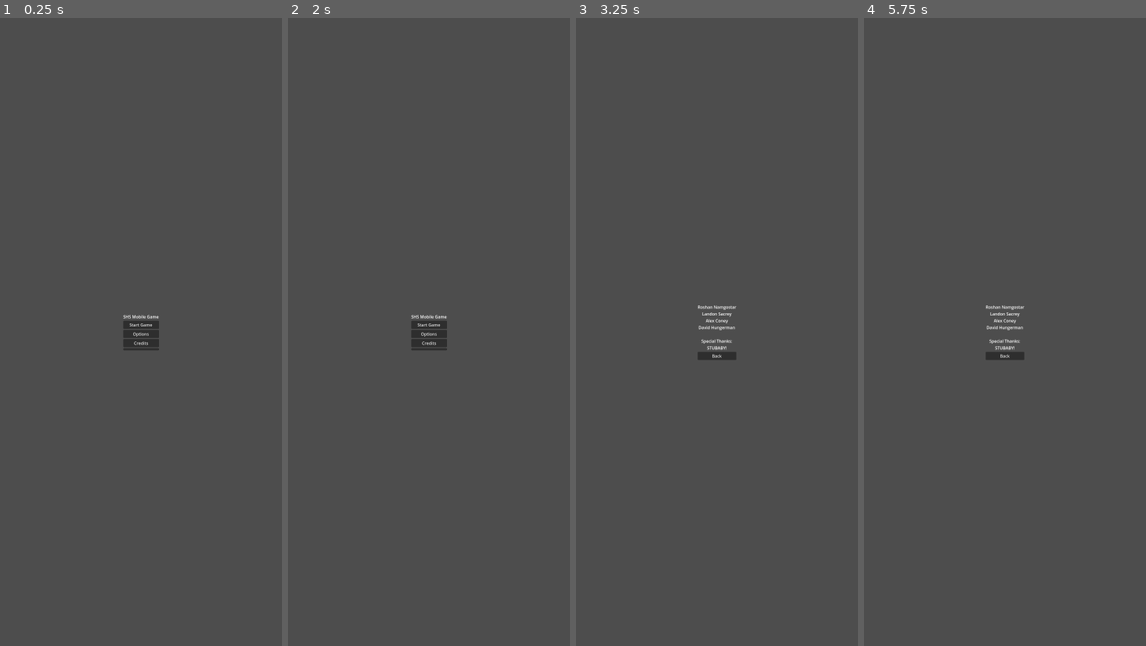
Above: before the commit, frames 1-4 (left to right).
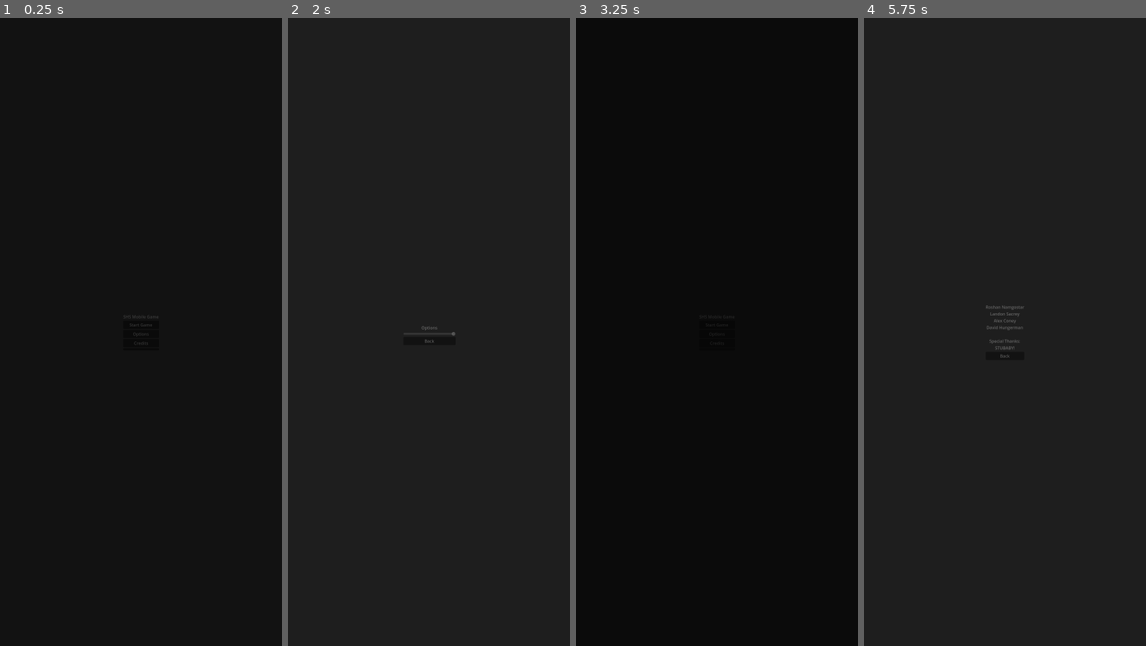
Above: after the commit, the same moments.

Repository: humboldtalex/SHSMobile
Game: Godot game, scene res://Menus/MainMenu/main_menu.tscn
The game is run twice, just before and just after one commit, with the same random seed, the same clock (stepped at 60 frames per second) and the same inputs.
Inputs (mouse positions are in pixels of both pictures, inside the frame that each line leads up to; where the layout moved, square brackets give the same spot in the first picture):
- Up to frame 1 (0.25 s): no input
- Up to frame 2 (2 s): click "Options" at 0.5 s; click (429, 350) [429, 338] at 1.25 s
- Up to frame 3 (3.25 s): click (717, 338) [717, 350] at 2 s; click (717, 344) at 2.75 s, where only the run before the commit has a clickable "Credits"
- Up to frame 4 (5.75 s): click (1005, 350) [1005, 357] at 3.5 s; click "Credits" at 4.25 s; click (1005, 325) at 5 s, where only the run after the commit has a clickable "Start Game"

The runs differ from the first frame. In frame 1, 100% of the frame differs, in the area x 0-100%, y 0-100%; in frame 2, 100%; in frame 3, 100%; in frame 4, 100%.

Commit message:
Consistent Audio and Transitions

Diff:
--- a/shsmobile/Characters/Animal/Textures/animal_base.tres
+++ b/shsmobile/Characters/Animal/Textures/animal_base.tres
@@ -1,5 +1,6 @@
-[gd_resource type="StandardMaterial3D" load_steps=0 format=3 uid="uid://cia3n22wia1d5"]
+[gd_resource type="StandardMaterial3D" format=3 uid="uid://cia3n22wia1d5"]
 
 [resource]
 diffuse_mode = 2
 specular_mode = 2
+albedo_color = Color(0.174281, 0.153448, 0.14737, 1)
--- a/shsmobile/Characters/Animal/Textures/animal_secondary.tres
+++ b/shsmobile/Characters/Animal/Textures/animal_secondary.tres
@@ -6,5 +6,6 @@
 transparency = 4
 diffuse_mode = 2
 specular_mode = 2
+albedo_color = Color(0.457827, 0.475729, 0.540778, 1)
 albedo_texture = ExtResource("1_s2v8t")
 texture_filter = 0
--- a/shsmobile/Menus/Credits/credits.gd
+++ b/shsmobile/Menus/Credits/credits.gd
@@ -1,9 +1,10 @@
 extends Control
 
 @onready var back_button : Button = $VBoxContainer/BackButton
+@onready var transition_screen: CanvasLayer = $"Transition Screen"
 
 func _ready():
 	back_button.connect("pressed", on_back_pressed)
 
 func on_back_pressed():
-	get_tree().change_scene_to_file("res://Menus/MainMenu/main_menu.tscn")
+	transition_screen.transition_to_scene("res://Menus/MainMenu/main_menu.tscn")
--- a/shsmobile/Menus/Credits/credits.tscn
+++ b/shsmobile/Menus/Credits/credits.tscn
@@ -1,6 +1,7 @@
-[gd_scene load_steps=2 format=3 uid="uid://5ygvvibw201k"]
+[gd_scene load_steps=3 format=3 uid="uid://5ygvvibw201k"]
 
 [ext_resource type="Script" uid="uid://bo51ix1m18snd" path="res://Menus/Credits/credits.gd" id="1_a0wjq"]
+[ext_resource type="PackedScene" uid="uid://bv73byg25sqmo" path="res://Transition/transition_screen.tscn" id="2_mosgp"]
 
 [node name="Credits" type="Control"]
 layout_mode = 3
@@ -39,3 +40,5 @@
 [node name="BackButton" type="Button" parent="VBoxContainer"]
 layout_mode = 2
 text = "Back"
+
+[node name="Transition Screen" parent="." instance=ExtResource("2_mosgp")]
--- a/shsmobile/Menus/MainMenu/main_menu.gd
+++ b/shsmobile/Menus/MainMenu/main_menu.gd
@@ -3,6 +3,7 @@
 @onready var start_button: Button = $VBoxContainer/StartButton
 @onready var options_button: Button = $VBoxContainer/OptionsButton
 @onready var credits_button: Button = $VBoxContainer/CreditsButton
+@onready var transition_screen: CanvasLayer = $"Transition Screen"
 
 func _ready():
 	credits_button.connect("pressed", on_credits_pressed)
@@ -12,7 +13,7 @@
 	pass
 
 func on_credits_pressed():
-	get_tree().change_scene_to_file("res://Menus/Credits/credits.tscn")
+	transition_screen.transition_to_scene("res://Menus/Credits/credits.tscn")
 
 func on_options_pressed():
-	get_tree().change_scene_to_file("res://Menus/Options/options.tscn")
+	transition_screen.transition_to_scene("res://Menus/Options/options.tscn")
--- a/shsmobile/Menus/MainMenu/main_menu.tscn
+++ b/shsmobile/Menus/MainMenu/main_menu.tscn
@@ -1,8 +1,7 @@
-[gd_scene load_steps=4 format=3 uid="uid://cuq01oegh3gne"]
+[gd_scene load_steps=3 format=3 uid="uid://cuq01oegh3gne"]
 
 [ext_resource type="Script" uid="uid://bf77e8txtpo7j" path="res://Menus/MainMenu/main_menu.gd" id="1_3e31c"]
-[ext_resource type="AudioStream" uid="uid://bv63hatbk3h85" path="res://Sounds/Songs/night loop.mp3" id="2_v7q8e"]
-[ext_resource type="AudioStream" uid="uid://bd8vark253vgs" path="res://Sounds/Songs/menu or credits 1.mp3" id="3_r4ci7"]
+[ext_resource type="PackedScene" uid="uid://bv73byg25sqmo" path="res://Transition/transition_screen.tscn" id="4_y4ryc"]
 
 [node name="MainMenu" type="Control"]
 layout_mode = 3
@@ -44,13 +43,4 @@
 [node name="BackButton" type="Button" parent="VBoxContainer"]
 layout_mode = 2
 
-[node name="AudioStreamPlayer" type="AudioStreamPlayer" parent="."]
-stream = ExtResource("2_v7q8e")
-autoplay = true
-bus = &"Music"
-
-[node name="AudioStreamPlayer2D" type="AudioStreamPlayer2D" parent="."]
-stream = ExtResource("2_v7q8e")
-
-[node name="AudioStreamPlayer2D2" type="AudioStreamPlayer2D" parent="."]
-stream = ExtResource("3_r4ci7")
+[node name="Transition Screen" parent="." instance=ExtResource("4_y4ryc")]
--- a/shsmobile/Menus/Options/options.gd
+++ b/shsmobile/Menus/Options/options.gd
@@ -1,10 +1,11 @@
 extends Control
 
 @onready var back_button : Button = $VBoxContainer/BackButton
+@onready var transition_screen: CanvasLayer = $"Transition Screen"
 
 func _ready():
 	back_button.connect("pressed", on_back_pressed)
 
 func on_back_pressed():
-	get_tree().change_scene_to_file("res://Menus/MainMenu/main_menu.tscn")
+	transition_screen.transition_to_scene("res://Menus/MainMenu/main_menu.tscn")
 	print("Back button presed")
--- a/shsmobile/Menus/Options/options.tscn
+++ b/shsmobile/Menus/Options/options.tscn
@@ -1,7 +1,8 @@
-[gd_scene load_steps=3 format=3 uid="uid://b1fhtske6up21"]
+[gd_scene load_steps=4 format=3 uid="uid://b1fhtske6up21"]
 
 [ext_resource type="Script" uid="uid://bn34mlnycyu7n" path="res://Menus/Options/options.gd" id="1_k1pc4"]
 [ext_resource type="Script" uid="uid://c20yne2s82iif" path="res://Menus/Options/music_volume_slider.gd" id="1_wocl7"]
+[ext_resource type="PackedScene" uid="uid://bv73byg25sqmo" path="res://Transition/transition_screen.tscn" id="3_k1pc4"]
 
 [node name="Options" type="Control"]
 layout_mode = 3
@@ -46,3 +47,5 @@
 [node name="BackButton" type="Button" parent="VBoxContainer"]
 layout_mode = 2
 text = "Back"
+
+[node name="Transition Screen" parent="." instance=ExtResource("3_k1pc4")]
--- /dev/null
+++ b/shsmobile/Sounds/Songs/menu_theme_stream.tscn
@@ -0,0 +1,8 @@
+[gd_scene load_steps=2 format=3 uid="uid://1n3oxryyksbp"]
+
+[ext_resource type="AudioStream" uid="uid://bv63hatbk3h85" path="res://Sounds/Songs/night loop.mp3" id="1_p5anw"]
+
+[node name="AudioStreamPlayer" type="AudioStreamPlayer"]
+stream = ExtResource("1_p5anw")
+autoplay = true
+bus = &"Music"
--- a/shsmobile/Transition/transition_screen.gd
+++ b/shsmobile/Transition/transition_screen.gd
@@ -2,16 +2,20 @@
 
 signal transitioned
 
-# PLAY THE TRANSITION ON STARTUPfunc _ready():
-# transition()
+var scene_path : String = ""
 
-func transition():
+func _ready():
+	$AnimationPlayer.play("fade_to_normal")
+
+func transition_to_scene(path_to_scene : String):
 	$AnimationPlayer.play("fade_to_black")
+	scene_path = path_to_scene
 	print("Fading to black")
 
 func _on_animation_player_animation_finished(anim_name):
 	if anim_name == "fade_to_black":
 		print("Emit signal transitioned")
+		get_tree().change_scene_to_file(scene_path)
 		emit_signal("transitioned")
 		$AnimationPlayer.play("fade_to_normal")
 	if anim_name == "fade_to_normal":
--- a/shsmobile/Transition/transition_screen.tscn
+++ b/shsmobile/Transition/transition_screen.tscn
@@ -62,6 +62,7 @@
 anchor_bottom = 1.0
 grow_horizontal = 2
 grow_vertical = 2
+mouse_filter = 2
 color = Color(0, 0, 0, 1)
 metadata/_edit_use_anchors_ = true
 
--- a/shsmobile/project.godot
+++ b/shsmobile/project.godot
@@ -14,6 +14,10 @@
 run/main_scene="uid://cuq01oegh3gne"
 config/features=PackedStringArray("4.4", "Mobile")
 config/icon="res://icon.svg"
+
+[autoload]
+
+MenuThemeStream="*res://Sounds/Songs/menu_theme_stream.tscn"
 
 [display]
 
